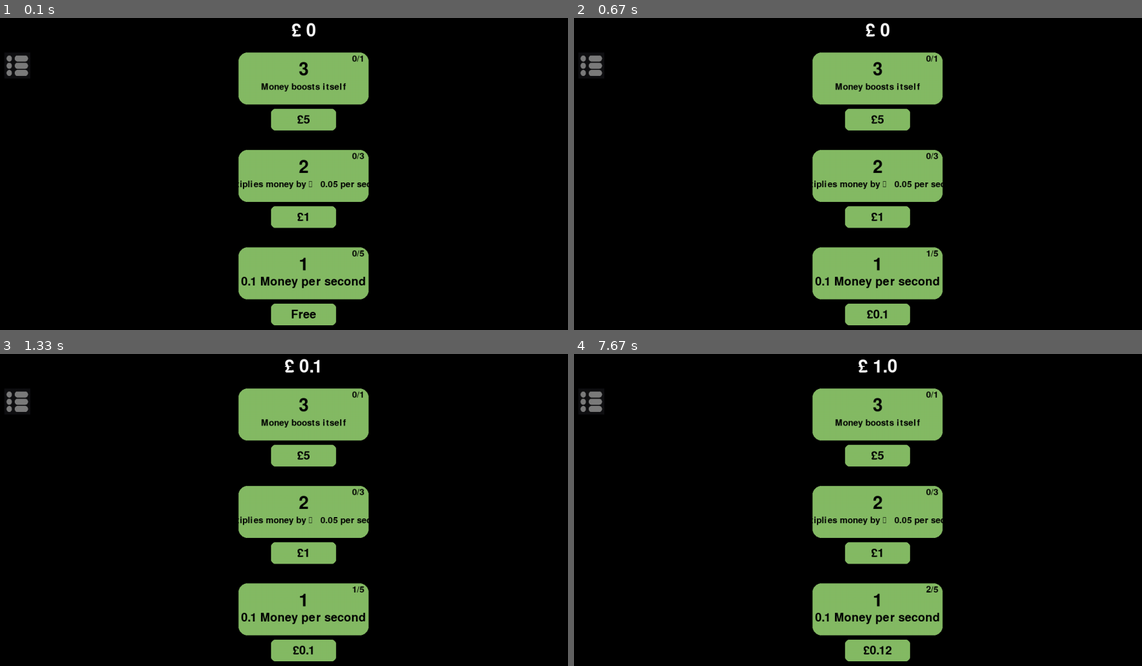
Above: before the commit, frames 1-4 (two rows, left to right).
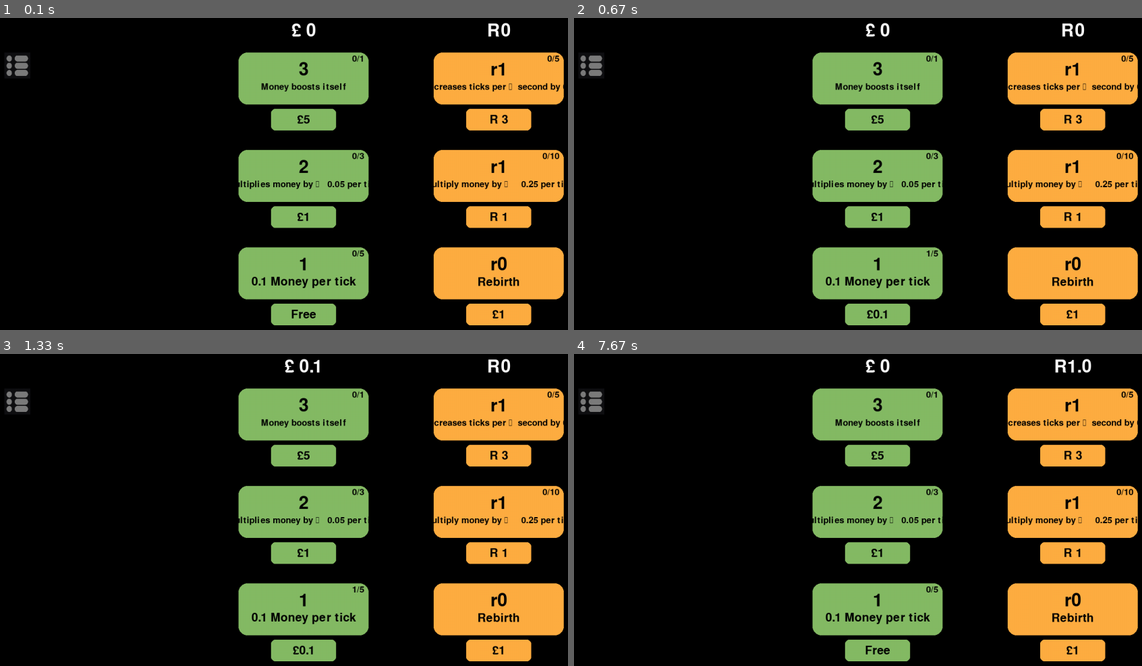
Above: after the commit, the same moments.

Repository: The-Anti/Pygame-Project
Game: pygame game, started from Project/Project.py
Same seed, same stepped clock (60 frames per second), same inputs: the game is played once before the commit and once after it.
Inputs (mouse positions are in pixels of both pictures, inside the frame that each line leads up to):
- Up to frame 1 (0.1 s): no input
- Up to frame 2 (0.67 s): click "1" at 0.38 s
- Up to frame 3 (1.33 s): no input
- Up to frame 4 (7.67 s): click "1" at 3.22 s; click (1073, 609) at 7.55 s, where only the run after the commit has a clickable "r0"

The runs differ from the first frame. In frame 1, 14% of the frame differs, in the area x 41-100%, y 1-99%; in frame 2, 14%; in frame 3, 14%; in frame 4, 15%.

Commit message:
Update Project.py

Diff:
--- a/Project/Project.py
+++ b/Project/Project.py
@@ -22,10 +22,13 @@
 
 #COLOURS
 moneyGreen = (133, 187, 101)
-
-#MOST IMPORTANT VARIABLE IN EXISTANCE DO NOT ERASE NOR CHANGE
+rebirthYellow = (255, 174, 66)
+
+#MOST IMPORTANT VARIABLES IN EXISTANCE DO NOT ERASE NOR CHANGE
 #-----------------------------------------------
 money = 0
+rebirths = 0
+tps = 1000
 #-----------------------------------------------
 
 #Load and prepare the image
@@ -56,6 +59,7 @@
         self.flag = False       #Just a flag for threading
         self.price = price      #Variable for the price tag
         self.price_func = price_func    #Price scaling function
+        self.ogPrice = price
 
     def draw_button(self, description, colour, textsize):   #Setting up the variables to draw the button
         pygame.draw.rect(screen, colour, self.button, border_radius=20)  #Draws the button onto the screen
@@ -108,6 +112,7 @@
         global money
         mousepos = pygame.mouse.get_pos()   #Gets position of the mouse
         if self.button.collidepoint(mousepos) and self.clicked == False and money >= self.price:    #If mouse is over a button, you can click it and you have enough money then...
+            print('Clicked')
             if self.clicks == (self.maxClicks - 1):
                 self.clicked = True     #Sets the clicked value to true and turns flag on
             self.flag = True
@@ -120,6 +125,7 @@
 
     def moneyIncrement(self):   #Used in the threading, just increases the money by a set amount
         global money
+        global tps
         while True:
             if self.flag == True:   #When button has been pressed
                 if self.type == 'add':  #If its additive then add money by the value
@@ -128,8 +134,15 @@
                     money = money + (money * round(self.clicks * self.int,4))
                 if self.type == 'exp':  #If its exponential then do the money to the power of the value
                     money = money + pow(money, round(self.clicks * self.int,4))
-            time.sleep(1)
+            time.sleep(tps/1000)
+
+    def resetButton(self):
+        self.clicks = 0
+        self.clicked = False
+        self.flag = False
+        self.price = self.ogPrice
 #----------------------------------------------------------------------------------------------------------------------
+
 
 
 #UI BUTTONS CLASS (inheriting the button class)
@@ -144,6 +157,110 @@
 
 tinted_image_button = tint_image(button_image, (124,124,124))  #Tints a button image gray
 #-------------------------------------------------------------------------------
+
+
+
+#REBIRTH BUTTON CLASS (inheriting the button class)
+#-------------------------------------------------------------------------------
+class rButton(button):
+    def __init__(self, bWidth, bHeight, left, top, number, type, int, price, clicks, price_func=None):
+        super().__init__(bWidth, bHeight, left, top, number,type, int, price, clicks, price_func)
+        self.tick_upgrade_purchased = False
+
+    def draw_button(self, description, colour, textsize):   #Setting up the variables to draw the button
+        pygame.draw.rect(screen, colour, self.button, border_radius=20)  #Draws the button onto the screen
+        self.display_text_rect = self.display_text.get_rect(center=(self.button.centerx, self.button.centery - 20))     #Sets up the description text
+        screen.blit(self.display_text, self.display_text_rect)  #Renders the button number text
+        if textsize == subText:     #Checks how small the text should be
+            self.renderSubText(desc = description)      #Regular description text size
+        elif textsize == subberText:
+            self.renderSubberText(desc = description)   #Smaller description text size
+        self.draw_price(colour=colour)    #(see down below)
+
+        global rebirths
+        if self.type == 'rebirth':  #If its the rebirth button
+            if money / self.price >= 0.5:         #if you have enough for the rebirth
+                self.rebirthCount = subberText.render(f'{round(pow((money/self.price), 0.95),2)}', True, 'BLACK')       #displays how much you will get from it
+                self.rebirthCountRect = self.rebirthCount.get_rect(topright = (self.button.centerx+140, self.button.centery-55))
+                screen.blit(self.rebirthCount, self.rebirthCountRect)
+        else:   #if its a rebirth upgrade button
+            self.upgradeCount = subberText.render(f'{self.clicks}/{self.maxClicks}', True, 'BLACK')     #display how many times u can upgrade it
+            self.upgradeCountRect = self.upgradeCount.get_rect(topright = (self.button.centerx+140, self.button.centery-55))
+            screen.blit(self.upgradeCount, self.upgradeCountRect)
+
+    def draw_price(self,colour):     #Setting up the price box
+        pHeight = 50                        #All the variables to set up the price rect.
+        pWidth = self.button.width / 2
+        pLeft = self.button.centerx - pWidth / 2
+        pTop = self.button.bottom + 10  #(MAKE SURE ITS NOT A TUPLE!!!)
+        self.priceBox = pygame.rect.Rect(pLeft, pTop, pWidth, pHeight)      #Setting up price rect
+        pygame.draw.rect(screen, colour, self.priceBox, border_radius = 10) #drawing the price rect
+
+        if self.price <= 0:     #If upgrade is free then display it to be free
+            self.display_subtext = subText.render('Free', True, (0,0,0))
+        elif self.clicks == self.maxClicks:
+            self.display_subtext = subText.render('Max', True, (0,0,0)) #If its maxxed out then say its maxxed out
+        elif self.type == 'rebirth':
+            self.display_subtext = subText.render(f'£{self.price}', True, (0,0,0))   #Have it show you can buy it with money if its the rebirth button
+        else:
+            self.display_subtext = subText.render(f'R {self.price}', True, (0,0,0))   #Show you have to spend rebirth tokens to buy it
+        self.priceText_rect = self.display_subtext.get_rect(center=(self.priceBox.centerx, self.priceBox.centery))  #setting up the position of the price text
+        screen.blit(self.display_subtext, self.priceText_rect)  #drawing the price text
+
+
+    def clickDetection(self):   #This is in the events area so only runs when you click the mouse button
+        global money
+        global rebirths
+        mousepos = pygame.mouse.get_pos()   #Gets position of the mouse
+        if self.type == 'rebirth':
+            if self.button.collidepoint(mousepos) and money >= self.price:    #If mouse is over a button, you can click it and you have enough money then...
+                rebirths += round(pow((money/self.price), 0.95),2)  #turns money into rebirths
+                money = 0
+                for i in moneyButtons:  #when rebirthed, resets all the money buttons
+                    i.resetButton()
+        else:
+            if self.button.collidepoint(mousepos) and self.clicked == False and rebirths >= self.price:   #Checks if you can click the upgrade and have enough rebirths
+                if self.clicks == (self.maxClicks - 1):
+                    self.clicked = True
+                if self.type == 'tick':     #Just checks if you bought an upgrade that changes the tick
+                    self.tick_upgrade_purchased = True  #If you did, says that you did
+                self.flag = True
+                rebirths -= self.price
+                self.clicks += 1
+                if self.price_func:
+                    self.price = round(self.price_func(self.price, self.clicks), 2)
+
+
+
+    def moneyIncrement(self):   #Used in the threading, just increases the money by a set amount
+        global money
+        global tps
+        while True:
+            if self.flag == True:   #When button has been pressed
+                if self.type == 'mult': #If its multiplicitive then multiply money by the value
+                    money = money + (money * round(self.clicks * self.int,4))
+                if self.type == 'exp':  #If its exponential then do the money to the power of the value
+                    money = money + pow(money, round(self.clicks * self.int,4))
+                if self.type == 'tick' and self.tick_upgrade_purchased == True: #if its a tick upgrade and you HAVE clicked the upgrade
+                    self.tick_upgrade_purchased = False     #resets the boolean so that the function doesn't repeat constantly
+                    tps = tps - self.int                    #(if it does then it BREAKS THE GAME, tps > 0)
+            time.sleep(tps/1000)
+
+    def rebirthIncrement(self):   #Used in the threading, just increases the rebirths by a set amount
+        global rebirths
+        global tps
+        while True:
+            if self.flag == True:   #When button has been pressed
+                if self.type == 'mult': #If its multiplicitive then multiply rebirths by the value
+                    rebirths = rebirths + (rebirths * round(self.clicks * self.int,4))
+                if self.type == 'exp':  #If its exponential then do the rebirths to the power of the value
+                    rebirths = rebirths + pow(rebirths, round(self.clicks * self.int,4))
+            time.sleep(tps/1000)
+
+
+#-------------------------------------------------------------------------------
+
+
 
 def b1Func(curPrice, click):
     if click == 1:
@@ -156,33 +273,62 @@
         return curPrice
 
 def b2Func(curp, click):
-    if click < 1:
+    if click == 1:
         return curp * 1.3
     else:
         return curp * 1.5
 
+def default(curp, click):
+    if click < 3:
+        return curp * 1.8
+    if click < 6:
+        return curp * 1.5
+    if click < 9:
+        return curp * 1.2
+    else:
+        return curp * 1.05
+
+
+
 #BUTTONS WILL GO HERE
 #BUTTON VARIABLES ([Width], [Height], [Left], [Top], [Button number], [Type], [Value], [Price], [Clicks], [Price function (default = None)])
+#Type = add (additive), mult (multiplicitive), exp (exponential), tick (changes ticks per second [input in ms])
 #-------------------------------------------------------------------------------
 # £ MONEY BUTTONS
 moneyUp1 = button(300, 120, 550, 550, 1, 'add', 0.1, 0, 5, price_func=b1Func)
 moneyUp2 = button(300,120,550,325,2,'mult',0.05,1,3, price_func=b2Func)       #Don't forget to THREAD EACH BUTTON
 moneyUp3 = button(300,120,550,100,3,'exp',0.02,5,1)            #And to ADD THE CLICK DETECTION AND DRAW THE BUTTON IN THE WHILE LOOP
 
+#Class for buttons
+moneyButtons = [moneyUp1, moneyUp2, moneyUp3]
+
+#REBIRTH BUTTONS
+rebirthButton = rButton(300,120,1000,550,'r0','rebirth',0,1,2)
+rebirth1 = rButton(300,120,1000,325,'r1','mult',0.25,1,10,price_func=default)
+rebirth2 = rButton(300,120,1000,100,'r1','tick',100,3,5,price_func=default)
+
+#Class for rebirth buttons
+rebirthButtons = [rebirth1, rebirth2]
+
 #UI BUTTONS
 menuButton = UIbutton(60,60,10,100)    #UI BUTTON VARIABLES ([Width], [Height], [Left], [Top])
 #-------------------------------------------------------------------------------
 
 #ALL THREADS WILL GO HERE
 #-------------------------------------------------------------------------------
+#Money button threading
 t1 = threading.Thread(target=moneyUp1.moneyIncrement, daemon=True)  #Creates a thread that targets the button, specifically the moneyIncrement function.
 t1.start()                                                          #No arguments to add
-
 t2 = threading.Thread(target=moneyUp2.moneyIncrement, daemon=True)  #Always have daemon set to true
 t2.start()                                                          #The .start() just starts the thread when it sees the flag has been turned on (button is pressed)
-
 t3 = threading.Thread(target=moneyUp3.moneyIncrement, daemon=True)
 t3.start()
+
+#Rebirth button threading
+tr1 = threading.Thread(target=rebirth1.moneyIncrement, daemon=True)  #Always have daemon set to true
+tr1.start()                                                          #The .start() just starts the thread when it sees the flag has been turned on (button is pressed)
+tr2 = threading.Thread(target=rebirth2.moneyIncrement, daemon=True)
+tr2.start()
 #-------------------------------------------------------------------------------
 
 #Main game loop
@@ -196,20 +342,31 @@
             #ALL CLICK DETECTION WILL GO HERE
             #-------------------------------------------------------------------------------
             menuButton.clickDetection()
-            moneyUp1.clickDetection()
-            moneyUp2.clickDetection()
-            moneyUp3.clickDetection()
+            for i in moneyButtons:
+                i.clickDetection()
+            for i in rebirthButtons:
+                i.clickDetection()
+            rebirthButton.clickDetection()
             #-------------------------------------------------------------------------------
     #Making the money visible on the screen
     moneyText = text.render(f'£ {round(money,2)}', True, 'WHITE')   #Shows the value of the money (and rounds it to two decimal places)
     moneyTextRect = moneyText.get_rect(center=(width/2,50))     #Positions the money at the top middle of the screen
     screen.blit(moneyText,moneyTextRect)    #Draws it onto the screen (keep in the while loop to constantly update it)
 
+    #Making rebirths visble on the screen
+    rebirthText = text.render(f'R{round(rebirths,2)}', True, 'WHITE')   #Shows the value of the money (and rounds it to two decimal places)
+    rebirthTextRect = rebirthText.get_rect(center=(moneyTextRect.centerx + 450,50))     #Positions the money at the top middle of the screen
+    screen.blit(rebirthText,rebirthTextRect)    #Draws it onto the screen (keep in the while loop to constantly update it)
+
     menuButton.draw_UIbutton(tinted_image_button)   #Draws the Menu Tab button to the screen
 
-    moneyUp1.draw_button('0.1 Money per second', moneyGreen, subText)   #Draws the buttons onto the screen ([description], [colour], [text size])
-    moneyUp2.draw_button('Multiplies money by \n   0.05 per second', moneyGreen, subberText)
+    moneyUp1.draw_button('0.1 Money per tick', moneyGreen, subText)   #Draws the buttons onto the screen ([description], [colour], [text size])
+    moneyUp2.draw_button('Multiplies money by \n   0.05 per tick', moneyGreen, subberText)
     moneyUp3.draw_button('Money boosts itself', moneyGreen, subberText)
+
+    rebirthButton.draw_button('Rebirth', rebirthYellow, subText)
+    rebirth1.draw_button('Multiply money by \n     0.25 per tick', rebirthYellow, subberText)
+    rebirth2.draw_button('Decreases ticks per \n  second by 0.1', rebirthYellow, subberText)
 
 
     pygame.display.update()
